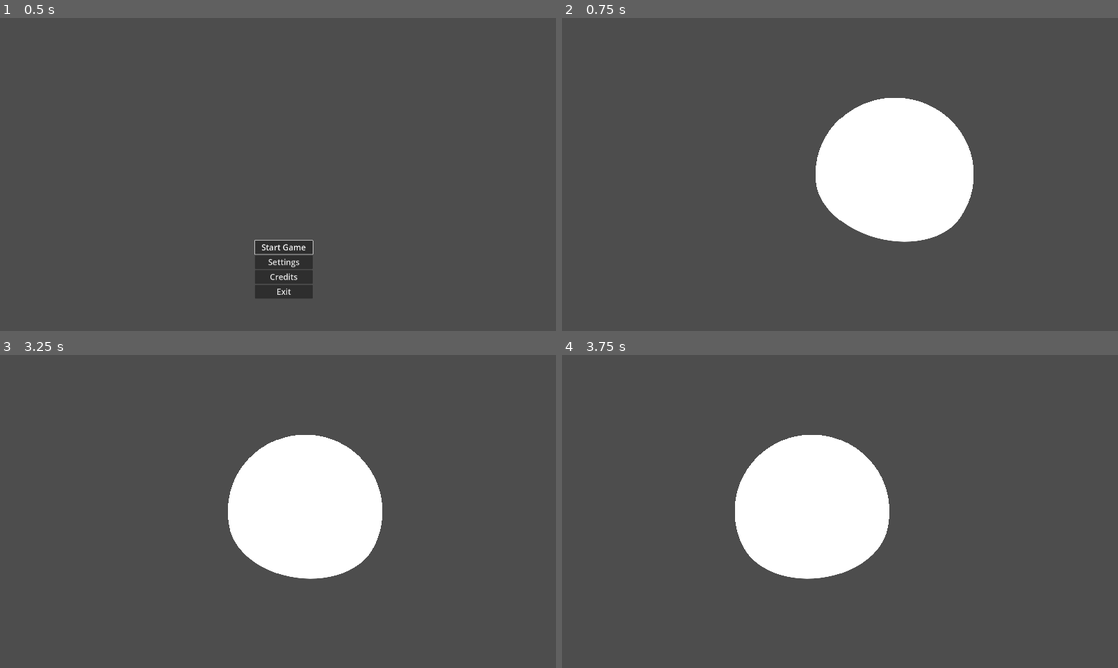
Above: before the commit, frames 1-4 (two rows, left to right).
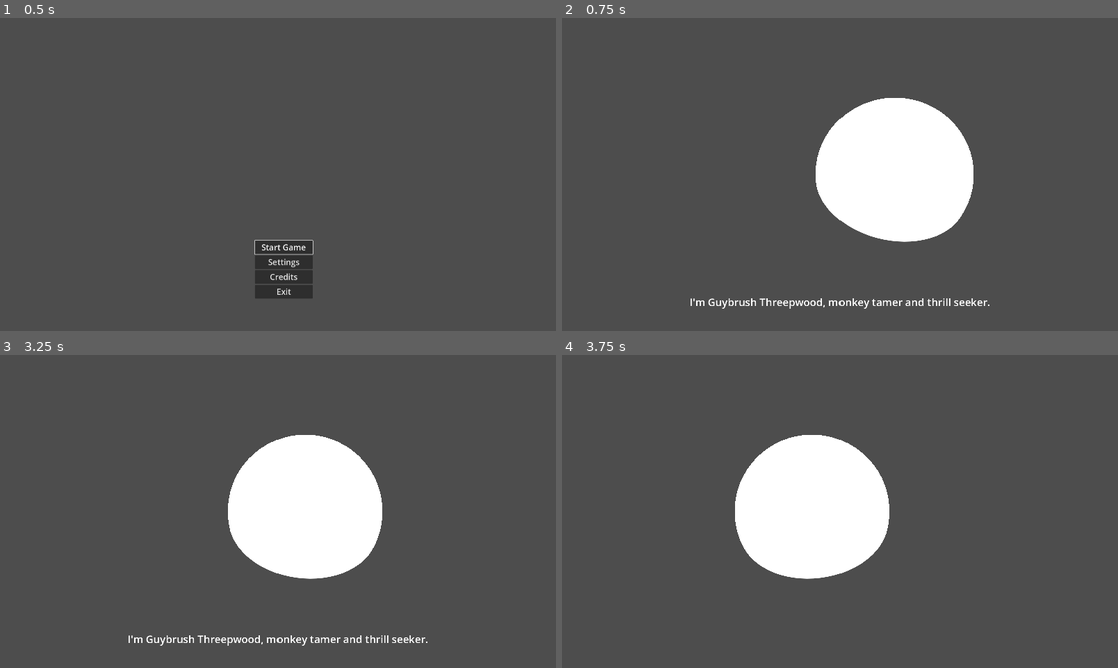
Above: after the commit, the same moments.

Repository: RobertFOConnor/godot-jam-template
Game: Godot game, scene res://scenes/main_menu.tscn
Two runs of this game, one before a commit and one after it. Both use one fixed random seed, a clock stepped at 60 frames per second and the inputs below. Sound files missing from this copy of the repository are replaced by a short silence.
Inputs:
- Up to frame 1 (0.5 s): no input
- Up to frame 2 (0.75 s): click "Start Game" at 0.5 s
- Up to frame 3 (3.25 s): hold Escape (menu_back) 2.03-2.75 s; click "Restart" at 2.75 s
- Up to frame 4 (3.75 s): no input

Frame 1 is identical in both runs. In frame 2, 0.5% of the frame differs, in the area x 23-77%, y 89-93%; in frame 3, 0.5%; in frame 4, nothing differs.

Commit message:
Added subtitles example

Diff:
--- a/scenes/game.tscn
+++ b/scenes/game.tscn
@@ -1,9 +1,11 @@
-[gd_scene load_steps=12 format=3 uid="uid://tdtp0oc5bsrd"]
+[gd_scene load_steps=14 format=3 uid="uid://tdtp0oc5bsrd"]
 
 [ext_resource type="PackedScene" uid="uid://dcscdnjmhkjhd" path="res://prefabs/pause_menu.tscn" id="1_uwrxv"]
 [ext_resource type="Shader" uid="uid://di2fu5f7ieiaf" path="res://Outline.gdshader" id="2_yqjtg"]
 [ext_resource type="Script" uid="uid://3svy5ltsisk1" path="res://scripts/game_audio.gd" id="3_lbhrr"]
-[ext_resource type="AudioStream" uid="uid://bvhk1v0hl1wpw" path="res://music/game_music.ogg" id="3_lnu2h"]
+[ext_resource type="AudioStream" uid="uid://bvhk1v0hl1wpw" path="res://sound/music/game_music.ogg" id="3_lnu2h"]
+[ext_resource type="Script" uid="uid://bwf3rf0ls3tpm" path="res://scripts/dialogue.gd" id="4_p57ef"]
+[ext_resource type="AudioStream" uid="uid://cxmw1jh5hyb5d" path="res://sound/voice/test.ogg" id="5_p57ef"]
 
 [sub_resource type="Environment" id="Environment_uwrxv"]
 
@@ -61,15 +63,13 @@
 [node name="Node3D" type="Node3D"]
 
 [node name="SpotLight3D" type="SpotLight3D" parent="."]
-transform = Transform3D(1, 0, 0, 0, 1, 0, 0, 0, 1, -3.1251328, 2.9590564, 0)
+transform = Transform3D(1, 0, 0, 0, 1, 0, 0, 0, 1, -3.1860516, 2.9590564, 0)
 
 [node name="DirectionalLight3D" type="DirectionalLight3D" parent="."]
 transform = Transform3D(0.22168593, 0.9750525, 0.0113135725, -0.6871444, 0.14797461, 0.71129173, 0.6918727, -0.16545743, 0.7028058, -1.729454, 2.0834537, 0.6105361)
 
 [node name="WorldEnvironment" type="WorldEnvironment" parent="."]
 environment = SubResource("Environment_uwrxv")
-
-[node name="PauseMenu" parent="." instance=ExtResource("1_uwrxv")]
 
 [node name="Camera3D" type="Camera3D" parent="."]
 
@@ -91,4 +91,29 @@
 stream = ExtResource("3_lnu2h")
 autoplay = true
 
+[node name="UI" type="CanvasLayer" parent="."]
+script = ExtResource("4_p57ef")
+
+[node name="subtitle" type="RichTextLabel" parent="UI"]
+anchors_preset = 7
+anchor_left = 0.5
+anchor_top = 1.0
+anchor_right = 0.5
+anchor_bottom = 1.0
+offset_left = -920.0
+offset_top = -160.0
+offset_right = 920.0
+offset_bottom = -40.0
+grow_horizontal = 2
+grow_vertical = 0
+theme_override_font_sizes/normal_font_size = 36
+horizontal_alignment = 1
+vertical_alignment = 1
+
+[node name="AudioStreamPlayer2D" type="AudioStreamPlayer2D" parent="UI"]
+stream = ExtResource("5_p57ef")
+autoplay = true
+
+[node name="PauseMenu" parent="." instance=ExtResource("1_uwrxv")]
+
 [connection signal="ready" from="Audio" to="Audio" method="_on_ready"]
--- /dev/null
+++ b/scripts/dialogue.gd
@@ -0,0 +1,35 @@
+extends Node
+
+@onready var subtitle_label: RichTextLabel = $subtitle
+@onready var audio_player: AudioStreamPlayer2D = $AudioStreamPlayer2D
+
+var subtitles = []  # Array of {time: float, text: String}
+var current_index = 0
+
+func _ready():
+	load_subtitles("res://sound/voice/test.txt")
+	audio_player.play()
+
+func load_subtitles(path: String):
+	var file = FileAccess.open(path, FileAccess.READ)
+	while not file.eof_reached():
+		var line = file.get_line().strip_edges()
+		if line == "":
+			continue
+		var parts = line.split("\t")
+		if parts.size() >= 3:
+			var start_time = parts[0].to_float()
+			var text = parts[2]
+			subtitles.append({ "time": start_time, "text": text })
+	file.close()
+
+func _process(_delta):
+	if audio_player.playing and current_index < subtitles.size():
+		var t = audio_player.get_playback_position()
+		var next_sub = subtitles[current_index]
+		if t >= next_sub["time"]:
+			subtitle_label.text = next_sub["text"]
+			current_index += 1
+
+	if !audio_player.playing:
+		subtitle_label.text = ""
--- a/scripts/game_settings.gd
+++ b/scripts/game_settings.gd
@@ -8,7 +8,7 @@
 func _ready():
 	add_child(player)
 
-var sound = load("res://sfx/click.wav")
+var sound = load("res://sound/sfx/click.wav")
 func click():
 	player.stream = sound
 	player.volume_db = getSFXLevel()
Not shown, removed: music/game_music.ogg.import
Not shown, added: scripts/dialogue.gd.uid
Not shown, added: sound/music/game_music.ogg.import
Not shown, changed: sound/sfx/click.wav.import
Not shown, added: sound/voice/test.ogg.import
Not shown, added: sound/voice/test.txt
Not shown, changed: README.md
Not shown, added: sound/music/game_music.ogg
Not shown, added: sound/sfx/click.wav
Not shown, added: sound/voice/test.ogg
Not shown, added: sound/voice/test.txt.bak
